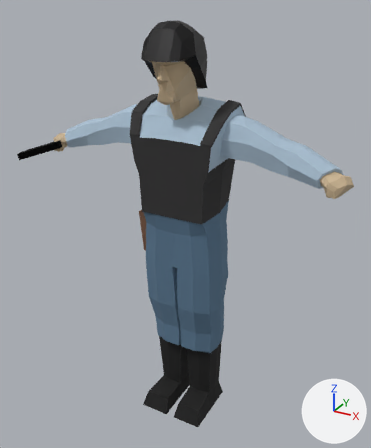
What one commit did to the FBX model Assets/Models/MyGuard.fbx.
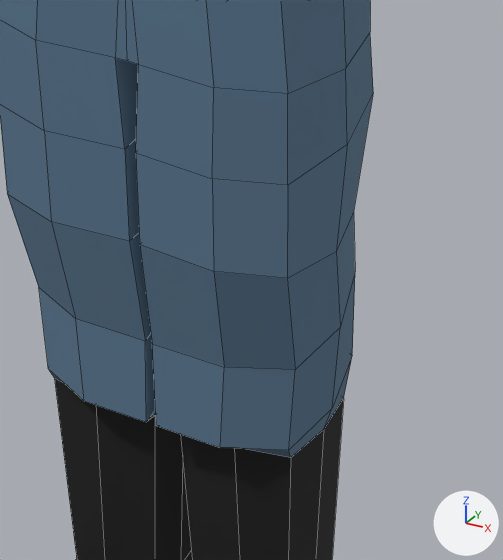
Old and new are each drawn whole from a 50 mm lens placed at (0.987, -1.81, 1.347), pointed at (-0.007, -0.003, 0.443) and again close up on the part from 40% to 69% of the width and 57% to 84% of the height. Lighting does not change. The marker at lower right points along +X, +Y and +Z. The close-ups show mesh edges as thin lines. Where no turn or scale is listed for an object, it has been applied to the vertices. Vertices at the same position are counted once.

In view in the first close-up: 'MyGuard.001'.
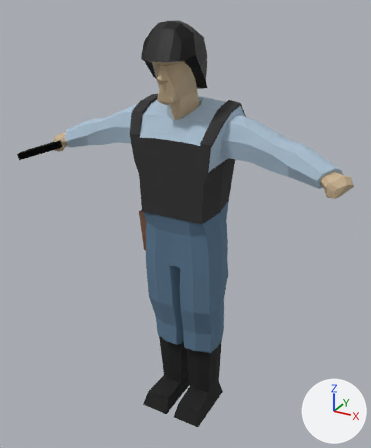
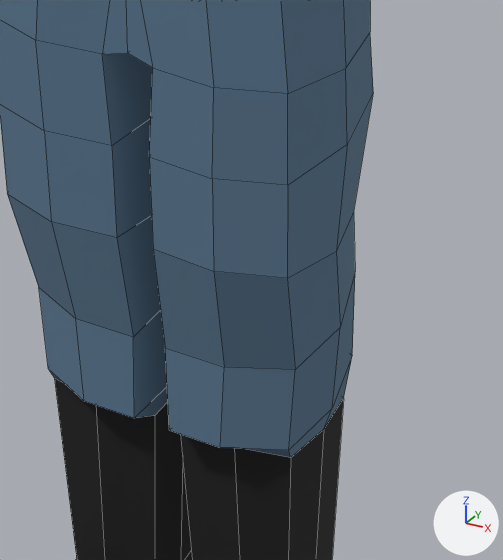
The newer file is also turned or shifted as a whole; pictures and numbers use the older file's frame.

What changed in the scene script:
```text
Change me_cube_002:
    used by ob_myguard_001; location = (0.007, 0.0, 0.862)
    remove me_cube_002.from_pydata(...)  # 509 vertices, 500 faces; spans x -0.67..0.67, y -0.24..0.13, z -1.35..0.41
    add me_cube_002.from_pydata(...)  # 508 vertices, 500 faces; spans x -0.67..0.67, y -0.24..0.13, z -1.35..0.41
    me_cube_002 part 1
    4 vertices are removed from x 0.0, y -0.12..0.11, z -0.59..-0.57
    8 faces are deleted
    7 vertices in x -0.01, y -0.12..0.11, z -1.01..-0.59 move by (-0.01, 0.0, 0.0)
    6 vertices in x 0.01, y -0.12..0.11, z -1.01..-0.67 move by (0.01, 0.0, 0.0)
    4 vertices in x 0.0..0.01, y -0.12..0.11, z -0.91..-0.57 move by (0.02, 0.0, 0.0)
    3 vertices in x -0.01..0.0, y -0.12..0.1, z -0.91..-0.57 move by (-0.02, 0.0, 0.0)
    3 vertices are added at (0.0, -0.01, -0.57), (0.0, 0.11, -0.58), (0.0, -0.12, -0.56)
    8 new faces join them, mat_guard_trousers (blue #5b7992)
```

Changed parts and their boxes (x1, y1, x2, y2) in the close-ups (503 x 560 px; the box of a moved part takes in the faces that stretch with it):
part 1 of me_cube_002, moved or reshaped: (36, 0, 224, 447) in both
